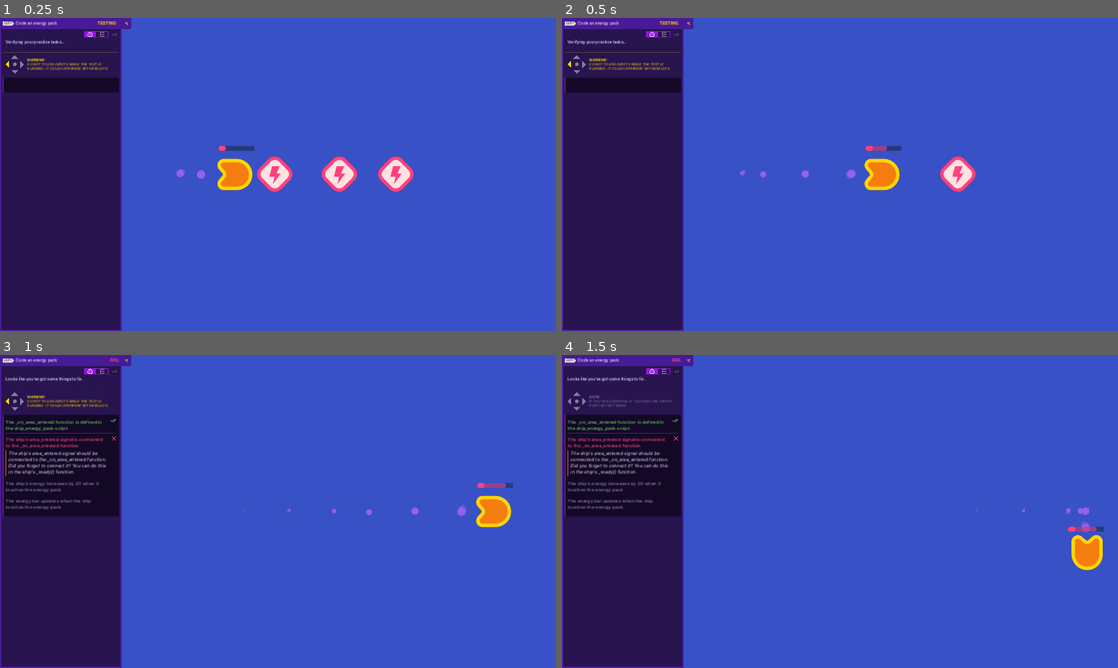
Above: before the commit, frames 1-4 (two rows, left to right).
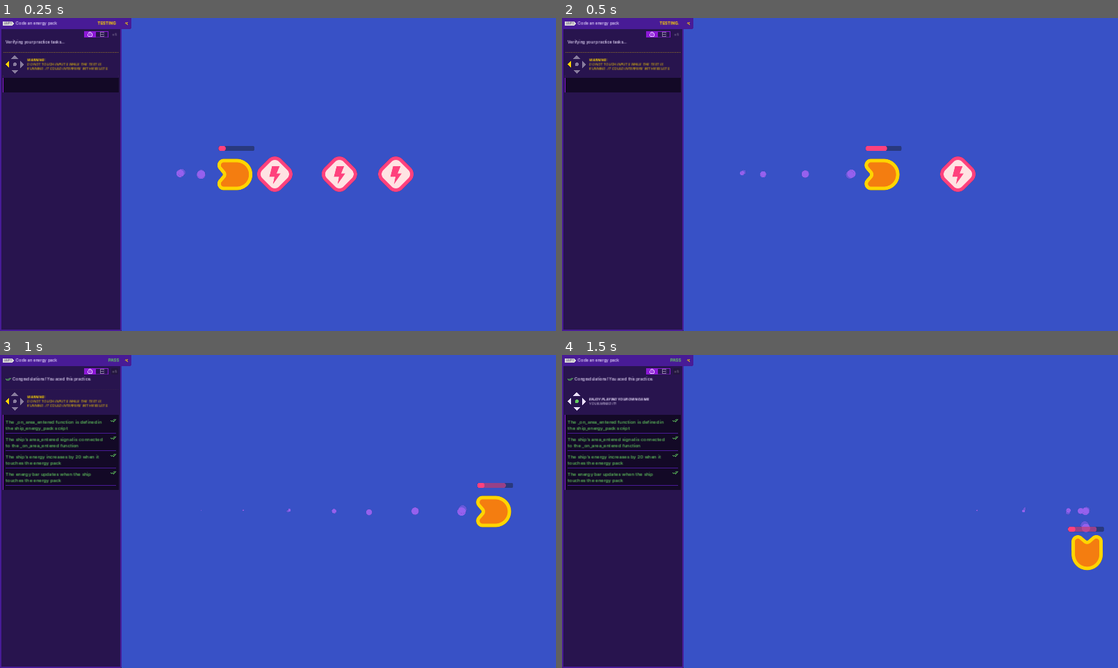
Above: after the commit, the same moments.

Repository: raweggyolk/2d-GameDev-Course
Game: Godot game, scene res://practices/L5.P1.code_an_energy_pack/code_an_energy_pack.tscn
Two runs of this game, one before a commit and one after it. Both use one fixed random seed, a clock stepped at 60 frames per second and the inputs below. This scene is started directly instead of the project's main scene.
Inputs:
- Up to frame 1 (0.25 s): no input
- Up to frame 2 (0.5 s): no input
- Up to frame 3 (1 s): hold D (move_right) from 0.53 s (still down)
- Up to frame 4 (1.5 s): release D (move_right) at 1.28 s; hold S (move_down) from 1.28 s (still down)

Frame 1 is identical in both runs. In frame 2, less than 0.1% of the frame differs, in the area x 55-59%, y 40-43%; in frame 3, 3.2%; in frame 4, 3.4%, in the area x 0-22%, y 1-52%.

Commit message:
L5. Code Player Health

Diff:
--- a/05.loot_it_all_workbook/lessons/ship.gd
+++ b/05.loot_it_all_workbook/lessons/ship.gd
@@ -1,10 +1,13 @@
 extends Area2D
 
-
+var health := 10
 var max_speed := 1200.0
 var velocity := Vector2(0, 0)
 var steering_factor := 3.0
 
+func _ready() -> void:
+	area_entered.connect(_on_area_entered)
+	set_health(health)
 
 func _process(delta: float) -> void:
 	var direction := Vector2(0, 0)
@@ -21,3 +24,10 @@
 
 	if velocity.length() > 0.0:
 		get_node("Sprite2D").rotation = velocity.angle()
+
+func set_health(new_health: int) -> void:
+	health = new_health
+	get_node("UI/HealthBar").value = health
+
+func _on_area_entered(area_that_entered: Area2D) -> void:
+	set_health(health + 10)
--- a/05.loot_it_all_workbook/practices/L5.P1.code_an_energy_pack/code_an_energy_pack.tscn
+++ b/05.loot_it_all_workbook/practices/L5.P1.code_an_energy_pack/code_an_energy_pack.tscn
@@ -1,28 +1,22 @@
-[gd_scene load_steps=5 format=3]
+[gd_scene load_steps=3 format=3 uid="uid://b8epgs3ht5u35"]
 
-[ext_resource type="PackedScene" path="res://practices/L5.P1.code_an_energy_pack/ship_energy_pack.tscn" id="1_jrchu"]
-[ext_resource type="Script" path="res://practices/L5.P1.code_an_energy_pack/ship_energy_pack.gd" id="2_y5mpa"]
+[ext_resource type="PackedScene" uid="uid://cdr3c6dh8ab76" path="res://practices/L5.P1.code_an_energy_pack/ship_energy_pack.tscn" id="1_jrchu"]
 [ext_resource type="PackedScene" path="res://practices/L5.P1.code_an_energy_pack/energy_pack.tscn" id="3_1o63n"]
-[ext_resource type="Script" path="res://practices/L5.P1.code_an_energy_pack/energy_pack.gd" id="4_qplhv"]
 
 [node name="CodeAnEnergyPack" type="Node2D"]
 position = Vector2(960, 540)
 
-[node name="ShipEnergyPack" type="Area2D" parent="." instance=ExtResource("1_jrchu")]
+[node name="ShipEnergyPack" parent="." instance=ExtResource("1_jrchu")]
 position = Vector2(-556, 0)
-script = ExtResource("2_y5mpa")
 
-[node name="EnergyPack" type="Area2D" parent="." instance=ExtResource("3_1o63n")]
+[node name="EnergyPack" parent="." instance=ExtResource("3_1o63n")]
 position = Vector2(-221, -1)
-script = ExtResource("4_qplhv")
 
-[node name="EnergyPack2" type="Area2D" parent="." instance=ExtResource("3_1o63n")]
+[node name="EnergyPack2" parent="." instance=ExtResource("3_1o63n")]
 position = Vector2(2, -1)
-script = ExtResource("4_qplhv")
 
-[node name="EnergyPack3" type="Area2D" parent="." instance=ExtResource("3_1o63n")]
+[node name="EnergyPack3" parent="." instance=ExtResource("3_1o63n")]
 position = Vector2(197, -1)
-script = ExtResource("4_qplhv")
 
 [node name="ExtraVisuals" type="Node" parent="."]
 
--- a/05.loot_it_all_workbook/practices/L5.P1.code_an_energy_pack/ship_energy_pack.gd
+++ b/05.loot_it_all_workbook/practices/L5.P1.code_an_energy_pack/ship_energy_pack.gd
@@ -8,7 +8,8 @@
 
 
 func _ready() -> void:
-	get_node("UI/EnergyBar").value = energy
+	area_entered.connect(_on_area_entered)
+	set_energy(energy)
 
 
 func _process(delta: float) -> void:
@@ -22,6 +23,9 @@
 	if velocity.length() > 0.0:
 		get_node("Sprite2D").rotation = velocity.angle()
 
+func set_energy(new_energy: int) -> void:
+	energy = new_energy
+	get_node("UI/EnergyBar").value = energy
 
-func _on_area_entered(area: Area2D) -> void:
-	pass
+func _on_area_entered(area_that_entered: Area2D) -> void:
+	set_energy(energy + 20.0)
--- a/05.loot_it_all_workbook/practices/L5.P1.code_an_energy_pack/ship_energy_pack.tscn
+++ b/05.loot_it_all_workbook/practices/L5.P1.code_an_energy_pack/ship_energy_pack.tscn
@@ -1,8 +1,8 @@
-[gd_scene load_steps=9 format=3]
+[gd_scene load_steps=9 format=3 uid="uid://cdr3c6dh8ab76"]
 
 [ext_resource type="Script" path="res://practices/L5.P1.code_an_energy_pack/ship_energy_pack.gd" id="1_rcoie"]
-[ext_resource type="Texture2D" path="res://assets/practice_assets/ellipse_white.png" id="2_n00ky"]
-[ext_resource type="Texture2D" path="res://assets/practice_assets/shape_ship.png" id="3_hye7g"]
+[ext_resource type="Texture2D" uid="uid://bkueifls7csiy" path="res://assets/practice_assets/ellipse_white.png" id="2_n00ky"]
+[ext_resource type="Texture2D" uid="uid://d1xp2mgpkkc42" path="res://assets/practice_assets/shape_ship.png" id="3_hye7g"]
 
 [sub_resource type="Curve" id="Curve_f7g5y"]
 _data = [Vector2(0, 0.663194), 0.0, 0.0, 0, 0, Vector2(1, 0), -0.0319997, 0.0, 0, 0]
